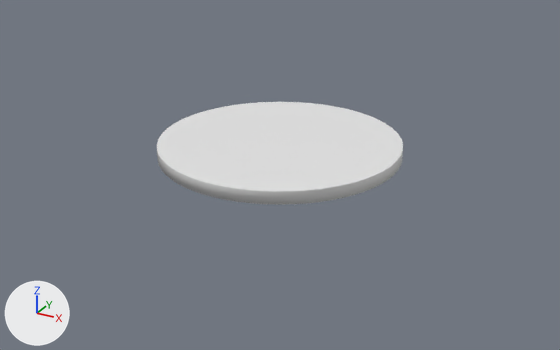
The FBX model Assets/Models/ocean.fbx as it was, and as the next commit left it.
One viewpoint serves both versions: a 50 mm camera at (1522.0, -2768.0, 1269.0) aimed at (23.0, -42.0, -94.0). The axes (+X, +Y, +Z) are drawn at lower left. The lights are the same throughout.
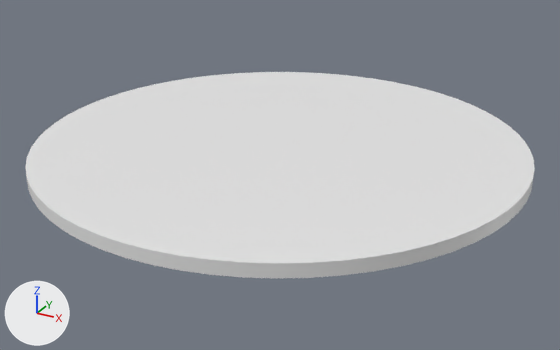
Boxes [x1, y1, x2, y2] around the edits, measured in the pictures (560 x 350 px):
'Circle.001', mesh rescaled (107% wider, 113% taller): before [157, 102, 403, 191]; after [25, 72, 535, 263]
'Circle', reshaped (106% wider, 89% taller): before [157, 151, 403, 205]; after [26, 175, 534, 278]

What the commit changed:
me_circle is used by ob_circle; location (0.0, 0.0, 50.0).
me_circle had 262 vertices, 300 faces and spanned x -530.0..530.0, y -530.0..530.0, z -69.0..0.0.
me_circle now has 326 vertices, 364 faces and spans x -1061.0..1061.0, y -1061.0..1061.0, z -69.0..0.0.
Part 1, on me_circle:
2 vertices are removed from x -530.0..0.0, y 0.0..530.0, z 0.0.
64 faces are deleted.
126 vertices move from x -530.0..530.0, y -530.0..530.0, z -54.0..0.0 to x -1056.0..1061.0, y -1061.0..1056.0, z -46.0..0.0.
4 vertices are added at (0.0, 1061.0, 0.0), (-1061.0, 0.0, 0.0), (0.0, 1061.0, -54.0), (-1061.0, 0.0, -54.0).
62 new vertices lie (0.0, 0.0, -54.0) away from vertices in x -528.0..530.0, y -530.0..528.0, z 0.0.
128 new faces join them.
me_circle_001 has 64 vertices, 1 face and spans x -530.0..530.0, y -530.0..530.0, z 0.0.
me_circle_001 is used by ob_circle_001; location (0.0, 0.0, 50.0).
me_circle_001 part 2: the whole mesh is scaled about its middle by (2, 2, 1).
